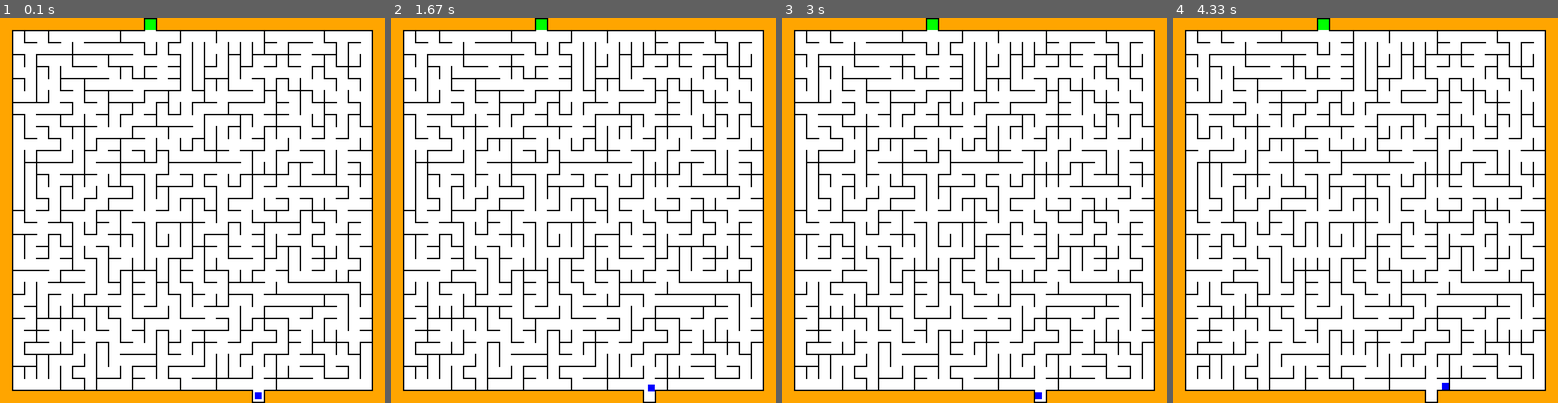
Above: before the commit, frames 1-4 (left to right).
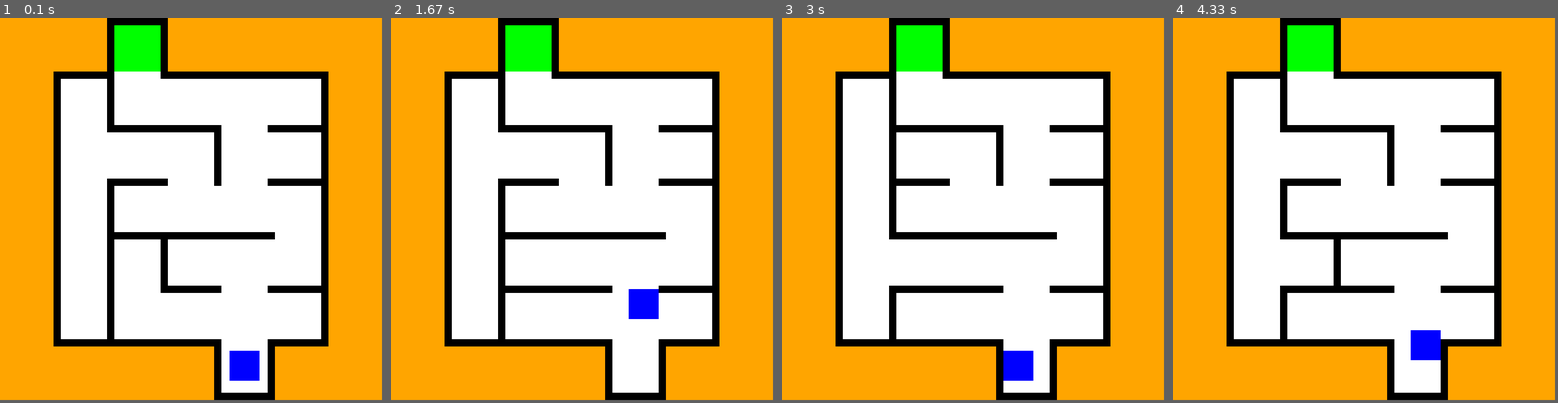
Above: after the commit, the same moments.

Repository: ZaChuChu/Pygame-Games
Game: pygame game, started from MazeGame/main.py
Same seed, same stepped clock (60 frames per second), same inputs: the game is played once before the commit and once after it.
Inputs:
- Up to frame 1 (0.1 s): no input
- Up to frame 2 (1.67 s): hold Right 0.33-0.8 s; hold Up 0.83-1.13 s; hold Right 1.17-1.63 s
- Up to frame 3 (3 s): hold Left 1.67-2.2 s; hold Down 2.23-2.53 s
- Up to frame 4 (4.33 s): hold Up 3-3.37 s; hold Right 3.4-4.03 s; hold Down from 4.07 s (still down)
In our replay, the window is 899x899 before the commit and 892x892 after it. These sizes can differ from the game's own. Grey fills any space a smaller window leaves; there, only what the larger window draws over its background counts as a difference.

The runs differ from the first frame. In frame 1, 49% of the frame differs, in the area x 3-97%, y 0-100%; in frame 2, 49%; in frame 3, 49%; in frame 4, 49%.

Commit message:
Fixed vertical wall storage to match row, col format

Diff:
--- a/MazeGame/main.py
+++ b/MazeGame/main.py
@@ -10,7 +10,7 @@
 
     wallLength = 50
     wallWidth = int(wallLength * .1)
-    rows = 30
+    rows = 5
     cols = rows
 
     wallLength = max(screenHeight // (rows + 2), 1)
--- a/MazeGame/maze.py
+++ b/MazeGame/maze.py
@@ -40,11 +40,11 @@
 
     def generateWalls(self):
         mst = self.graph.getMST()
-        horizontalAdjacencies = [[] for i in range(self.cols - 1)]
+        horizontalAdjacencies = [[] for i in range(self.rows)]
         verticalAdjacencies = [[] for i in range(self.rows - 1)]
         for edge in mst:
             if edge.node1[0] == edge.node2[0]:
-                horizontalAdjacencies[edge.node1[1]].append(edge)
+                horizontalAdjacencies[edge.node1[0]].append(edge)
             else:
                 verticalAdjacencies[edge.node1[0]].append(edge)
 
@@ -68,22 +68,20 @@
                     self.horizontalWalls[i][wallX] = Rect(wallX * self.segmentOffset + self.xOffset, i * self.segmentOffset + self.yOffset, self.segmentLength, self.segmentWidth)
 
         # Make list of vertical walls by column
-        self.verticalWalls = [[None for j in range(self.rows)] for i in range(self.cols + 1)]
-
-        for index in [0, self.cols]:
-            for i in range(self.rows):
-                self.verticalWalls[index][i] = Rect(index * self.segmentOffset + self.xOffset, i * self.segmentOffset + self.yOffset, self.segmentWidth, self.segmentLength)
+        self.verticalWalls = [[None for j in range(self.cols + 1)] for i in range(self.rows)]
 
         for (i, row) in enumerate(horizontalAdjacencies):
-            i += 1
-            y = 0
+            x = 0
             for edge in row:
-                edgeY = edge.node1[0]
-                for wallY in range(y, edgeY):
-                    self.verticalWalls[i][wallY] = Rect(i * self.segmentOffset + self.xOffset, wallY * self.segmentOffset + self.yOffset, self.segmentWidth, self.segmentLength)
-                y = edgeY + 1
-            for wallY in range(y, self.rows):
-                    self.verticalWalls[i][wallY] = Rect(i * self.segmentOffset + self.xOffset, wallY * self.segmentOffset + self.yOffset, self.segmentWidth, self.segmentLength)
+                edgeX = edge.node2[1]
+                if i == 0:
+                    print(edge)
+                    print(edgeX)
+                for wallX in range(x, edgeX):
+                    self.verticalWalls[i][wallX] = Rect(wallX * self.segmentOffset + self.xOffset, i * self.segmentOffset + self.yOffset, self.segmentWidth, self.segmentLength)
+                x = edgeX + 1
+            for wallX in range(x, self.cols + 1):
+                    self.verticalWalls[i][wallX] = Rect(wallX * self.segmentOffset + self.xOffset, i * self.segmentOffset + self.yOffset, self.segmentWidth, self.segmentLength)
 
     def randomize(self, playerRect):
         x = (playerRect.x - self.xOffset) % self.segmentOffset
@@ -138,26 +136,26 @@
     def getVerticalMovementWalls(self, left, top, right, bottom, direction):
         walls = []
 
-        if direction < 0 and top % self.segmentOffset < self.segmentWidth and top > self.segmentWidth:
-            verticalColStart = (top // self.segmentOffset) - 1
-        else:
-            verticalColStart = top // self.segmentOffset
-        verticalColEnd = bottom // self.segmentOffset
-
-        verticalColStart = max(verticalColStart, 0)
-        verticalColEnd = min(verticalColEnd, self.rows - 1)
-
-        verticalRowStart = max(left // self.segmentOffset, 0)
-        verticalRowEnd = min(right // self.segmentOffset, self.cols)
+        if direction < 0 and top % self.segmentOffset < self.segmentWidth and top > self.segmentOffset:
+            verticalRowStart = (top // self.segmentOffset) - 1
+        else:
+            verticalRowStart = top // self.segmentOffset
+
+        verticalRowStart = max(verticalRowStart, 0)
+        verticalRowEnd = min(bottom // self.segmentOffset, self.rows - 1)
+
+        verticalColStart = max(left // self.segmentOffset, 0)
+        verticalColEnd = min(right // self.segmentOffset, self.cols)
+
+        print(verticalRowStart, verticalRowEnd, verticalColStart, verticalColEnd)
 
         if left % self.segmentOffset < self.segmentWidth and left > self.segmentWidth:
             horizontalColStart = left // self.segmentOffset - 1
         else:
             horizontalColStart = left // self.segmentOffset
-        horizontalColEnd = right // self.segmentOffset
 
         horizontalColStart = max(horizontalColStart, 0)
-        horizontalColEnd = min(horizontalColEnd, self.cols - 1)
+        horizontalColEnd = min(right // self.segmentOffset, self.cols - 1)
 
         horizontalRowStart = max(top // self.segmentOffset, 0)
         horizontalRowEnd = min(bottom // self.segmentOffset, self.rows)
@@ -183,25 +181,23 @@
             horizontalColStart = (left // self.segmentOffset) - 1
         else:
             horizontalColStart = left // self.segmentOffset
-        horizontalColEnd = right // self.segmentOffset
 
         horizontalColStart = max(horizontalColStart, 0)
-        horizontalColEnd = min(horizontalColEnd, self.cols - 1)
+        horizontalColEnd = min(right // self.segmentOffset, self.cols - 1)
 
         horizontalRowStart = max(top // self.segmentOffset, 0)
         horizontalRowEnd = min(bottom // self.segmentOffset, self.rows)
 
-        if top % self.segmentOffset < self.segmentWidth and top > self.segmentWidth:
-            verticalColStart = top // self.segmentOffset - 1
-        else:
-            verticalColStart = top // self.segmentOffset
-        verticalColEnd = bottom // self.segmentOffset
-
-        verticalColStart = max(verticalColStart, 0)
-        verticalColEnd = min(verticalColEnd, self.rows - 1)
-
-        verticalRowStart = max(left // self.segmentOffset, 0)
-        verticalRowEnd = min(right // self.segmentOffset, self.cols)
+        if top % self.segmentOffset < self.segmentWidth and top > self.segmentOffset:
+            verticalRowStart = top // self.segmentOffset - 1
+        else:
+            verticalRowStart = top // self.segmentOffset
+
+        verticalRowStart = max(verticalRowStart, 0)
+        verticalRowEnd = min(bottom // self.segmentOffset, self.rows - 1)
+
+        verticalColStart = max(left // self.segmentOffset, 0)
+        verticalColEnd = min(right // self.segmentOffset, self.cols)
 
         for row in range(horizontalRowStart, horizontalRowEnd + 1):
             for col in range(horizontalColStart, horizontalColEnd + 1):
